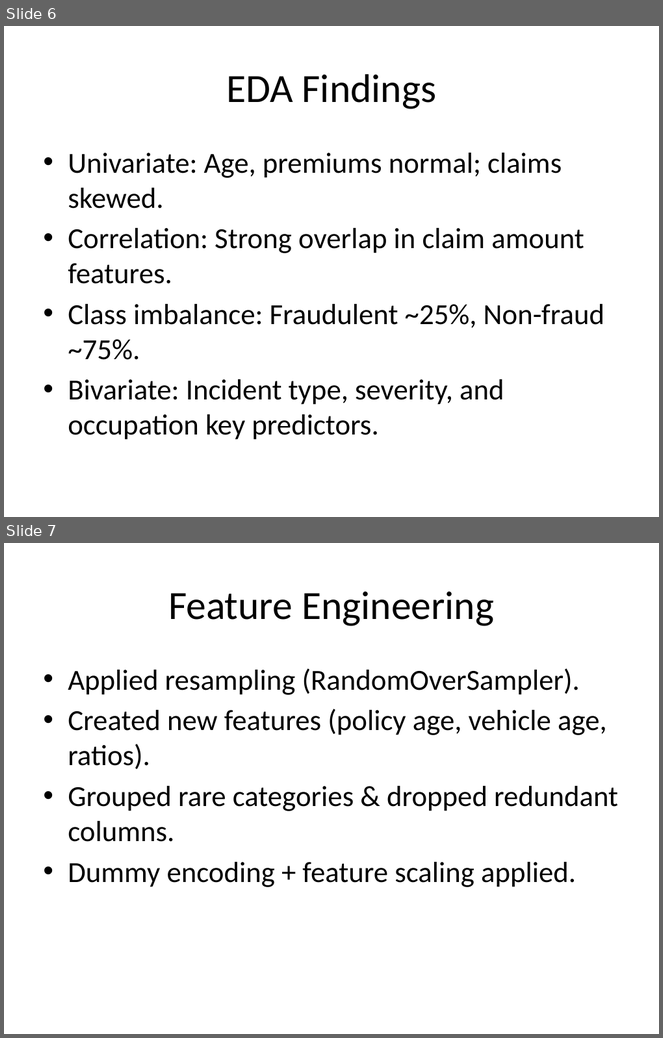
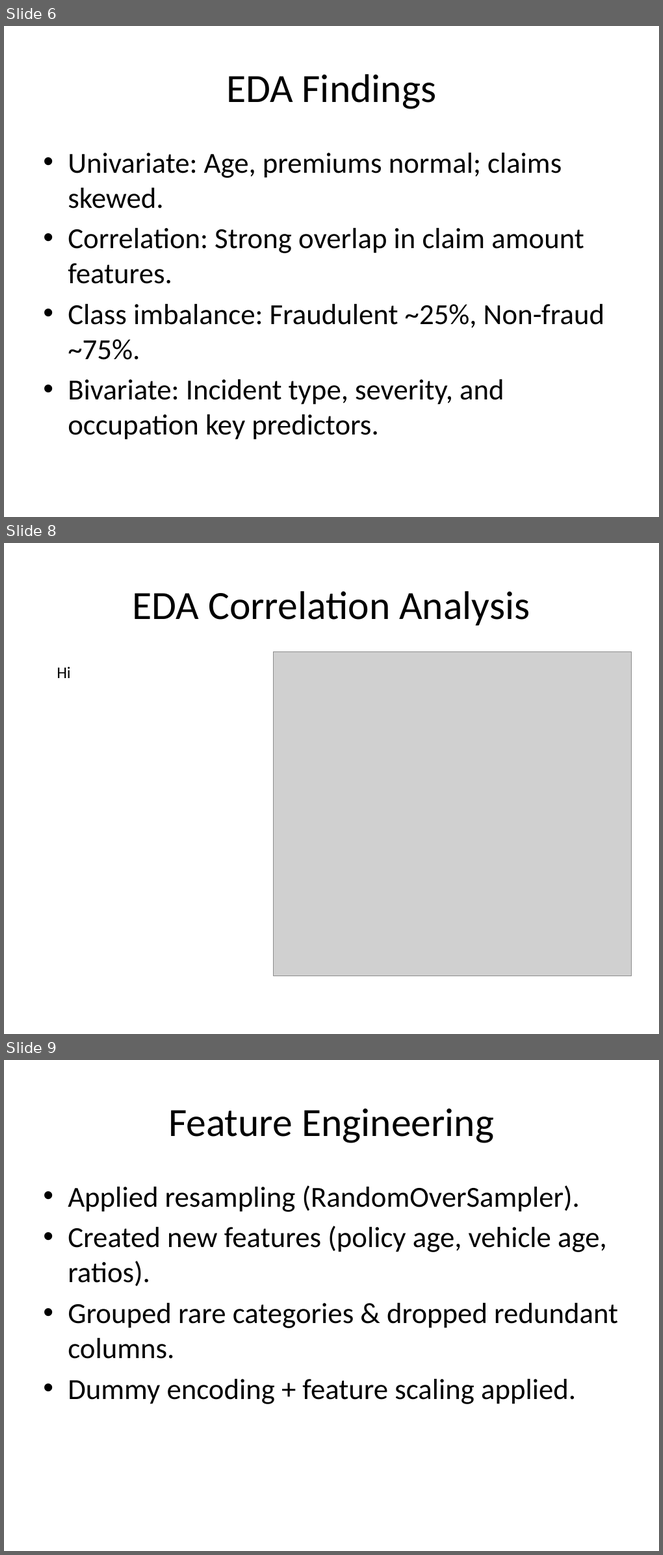
Before and after one commit to bhawanih9/Fraudulent_Claim_Detection, a slide deck: Fraudulent_Claim_Detection_BhawaniShankarMahapatra_BiniyamBelaynehDemisse_PPT.pptx. Shown one above the other, each under a label of ours: slides 6 and 7 before the commit, slides 6, 8 and 9 after it; the slides between them are not shown. The pictures are 663x1038 and 663x1555 pixels, drawn with LibreOffice and Linux fonts; fonts in the diff are those of the drawing; grey boxes stand for pictures. Boxes give left, top, right and bottom in pixels: in the first picture for what was removed or moved away, otherwise in the second. Text is boxed around its words. In the diff, an @@ line names an element or a change of style, - is before the commit and + after.

```diff
--- a/Fraudulent_Claim_Detection_BhawaniShankarMahapatra_BiniyamBelaynehDemisse_PPT.pptx
+++ b/Fraudulent_Claim_Detection_BhawaniShankarMahapatra_BiniyamBelaynehDemisse_PPT.pptx
@@ slide 8 added at (4, 543, 659, 1034), background #FFFFFF @@
@@ title added at (133, 591, 530, 626), 44 pt, text #000000 @@
+EDA Correlation Analysis
@@ picture added at (274, 652, 632, 977) @@
@@ text added at (57, 667, 70, 678), 18 pt, text #000000 @@
+Hi
@@ what was slide 7 is now slide 9 @@
```
Also in this commit, not shown: 2 slides changed, 1 other slide added.
